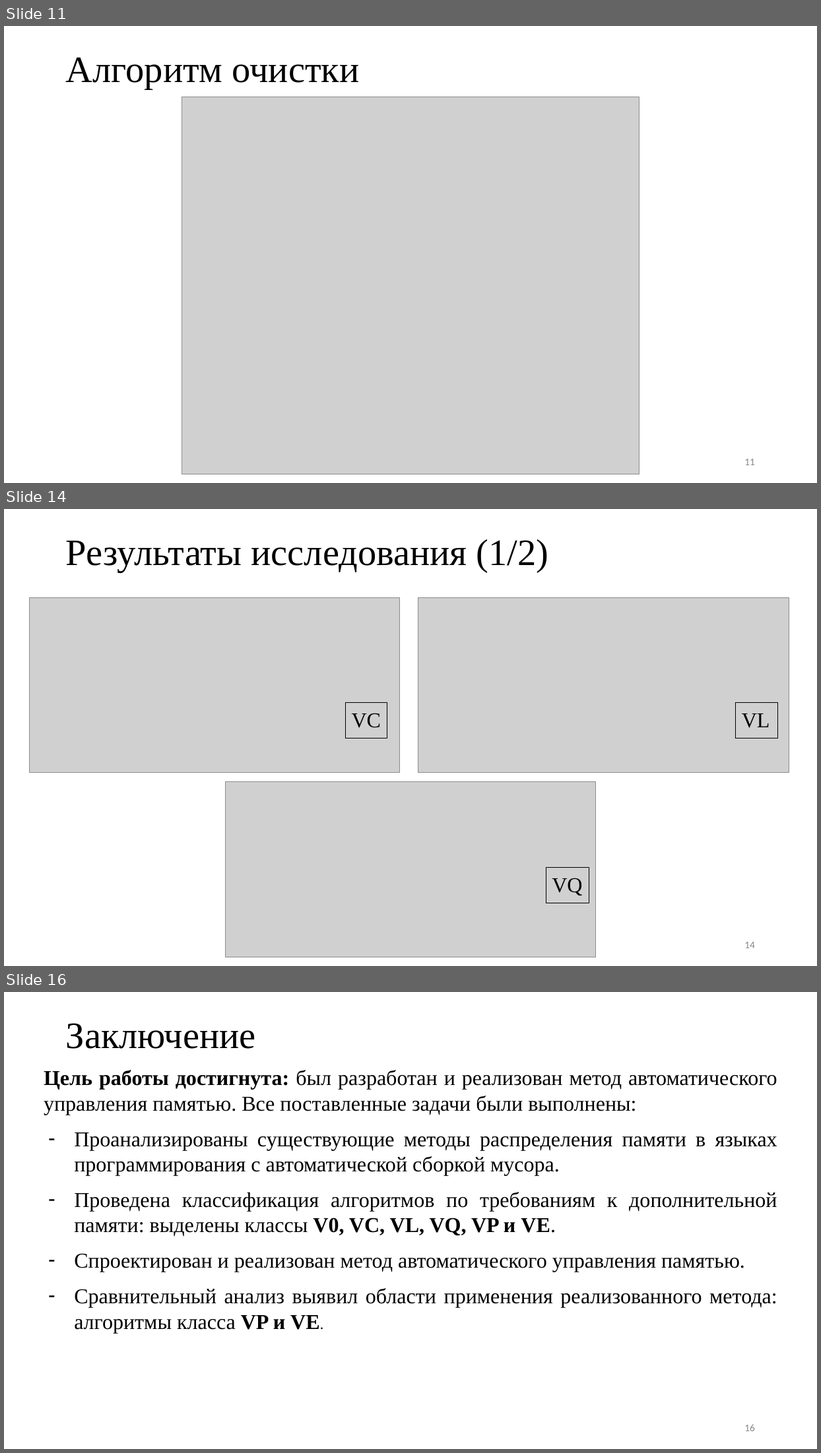
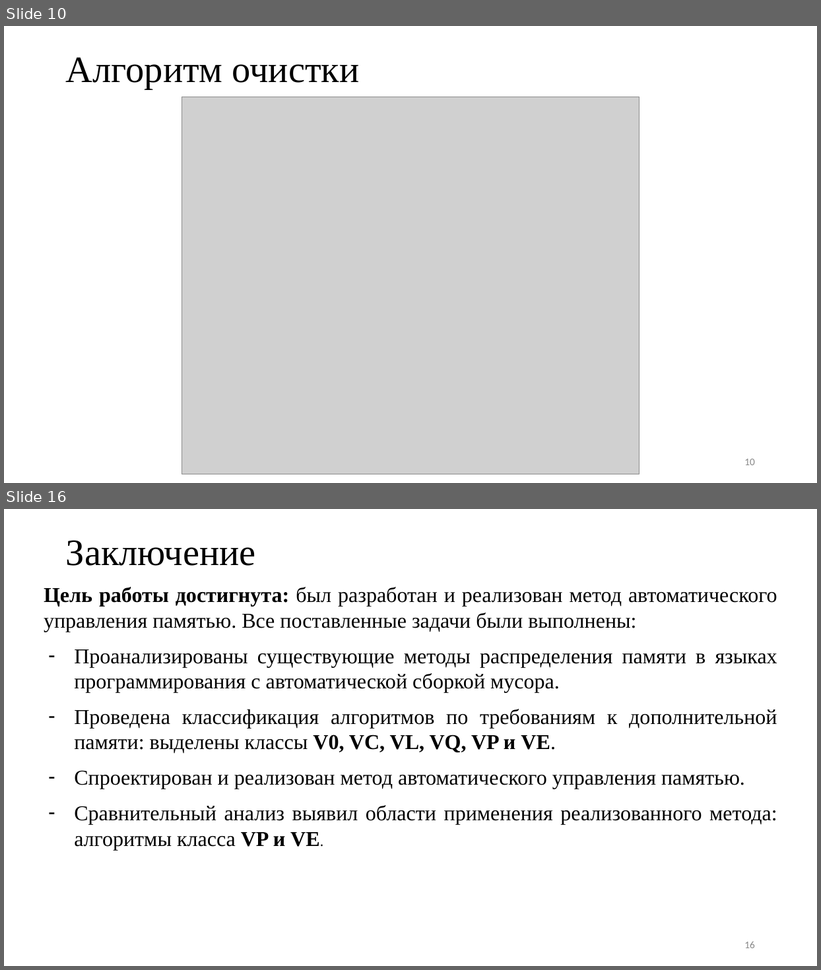
Before and after one commit to Inspirate789/alloc, a slide deck: docs/presentation/bachelor-thesis.pptx. Shown one above the other, each under a label of ours: slides 11, 14 and 16 before the commit, slides 10 and 16 after it; the slides between them are not shown. The pictures are 821x1453 and 821x970 pixels, drawn with LibreOffice and Linux fonts; fonts in the diff are those of the drawing; grey boxes stand for pictures. Boxes give left, top, right and bottom in pixels: in the first picture for what was removed or moved away, otherwise in the second. Text is boxed around its words. In the diff, an @@ line names an element or a change of style, - is before the commit and + after.

```diff
--- a/docs/presentation/bachelor-thesis.pptx
+++ b/docs/presentation/bachelor-thesis.pptx
@@ slide 14 removed at (x1=4, y1=509, x2=817, y2=966), background #FFFFFF @@
@@ title removed at (x1=66, y1=539, x2=549, y2=572) @@
-Результаты исследования (1/2)
@@ picture removed at (x1=29, y1=597, x2=400, y2=772) @@
@@ picture removed at (x1=418, y1=597, x2=789, y2=772) @@
@@ table removed at (x1=346, y1=703, x2=387, y2=903), 1 rows, 1 columns @@
-VC
@@ table removed at (x1=736, y1=703, x2=778, y2=903), 1 rows, 1 columns @@
-VL
@@ picture removed at (x1=225, y1=782, x2=596, y2=957) @@
@@ table removed at (x1=547, y1=867, x2=589, y2=966), 1 rows, 1 columns @@
-VQ
@@ page number removed at (x1=745, y1=942, x2=755, y2=949) @@
-14
@@ what was slide 11 is now slide 10 @@
@@ page number at (x1=745, y1=459, x2=755, y2=466): text changed @@
-11
+10
```
Also in this commit, not shown: 7 slides changed, 4 slides added, 3 other slides removed, 13 other files.
